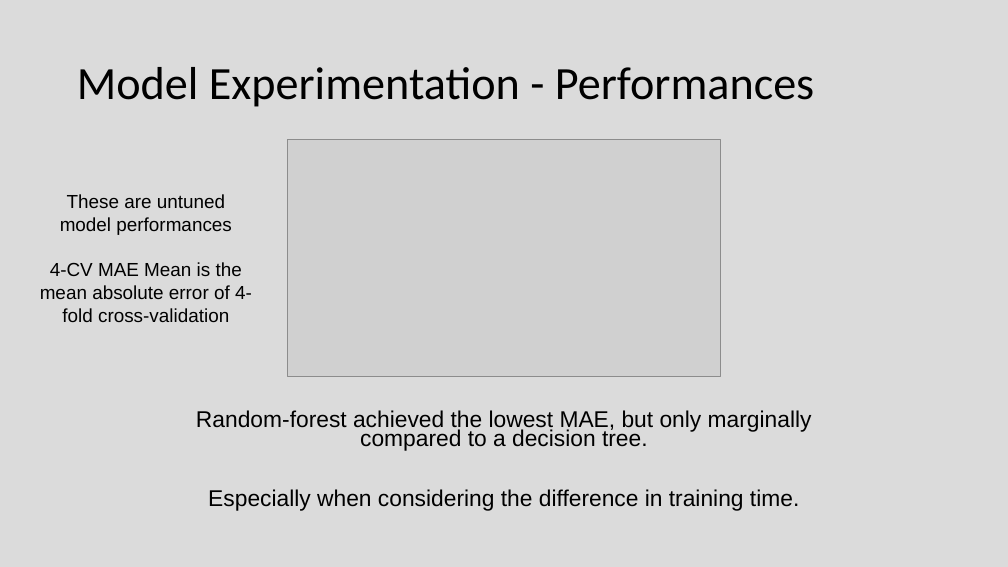
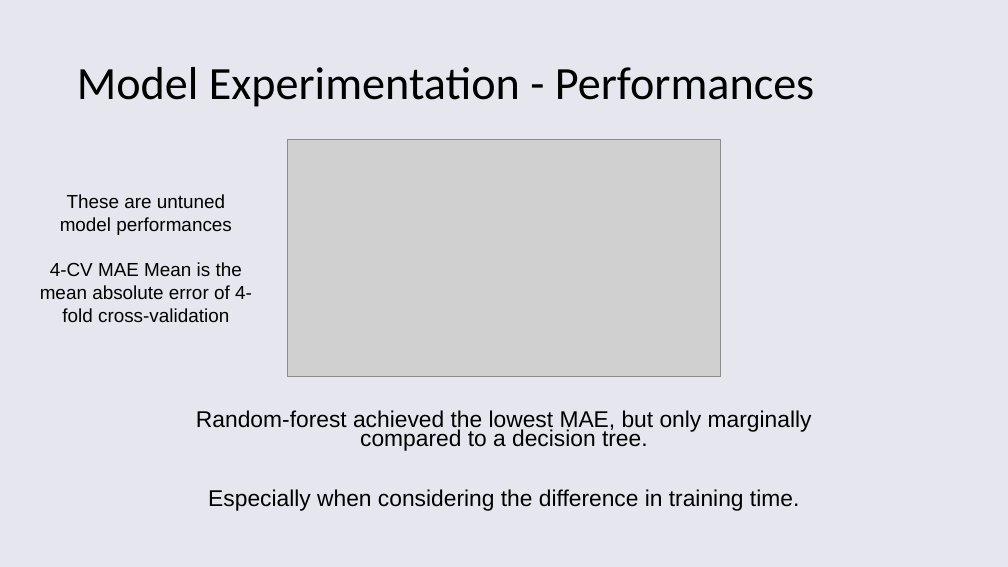
Before and after one commit to noahscantron/Springboard, a slide deck: slide 10 of Capstone Projects/Capstone_2_WalmartSalesForecasting/Walmart Sales Forecasting Presentation.pptx (slide 9 before the commit). Drawn at 1008x567 pixels with LibreOffice and Linux fonts; fonts in the diff are those of the drawing; grey boxes stand for pictures. Boxes give left, top, right and bottom in pixels: in the first picture for what was removed or moved away, otherwise in the second. Text is boxed around its words. In the diff, an @@ line names an element or a change of style, - is before the commit and + after.

```diff
--- a/Capstone Projects/Capstone_2_WalmartSalesForecasting/Walmart Sales Forecasting Presentation.pptx
+++ b/Capstone Projects/Capstone_2_WalmartSalesForecasting/Walmart Sales Forecasting Presentation.pptx
@@ background #DBDBDB to #E6E6EE @@
```
Also in this commit, not shown: 10 other slides changed, 1 slide added, 3 other files.
